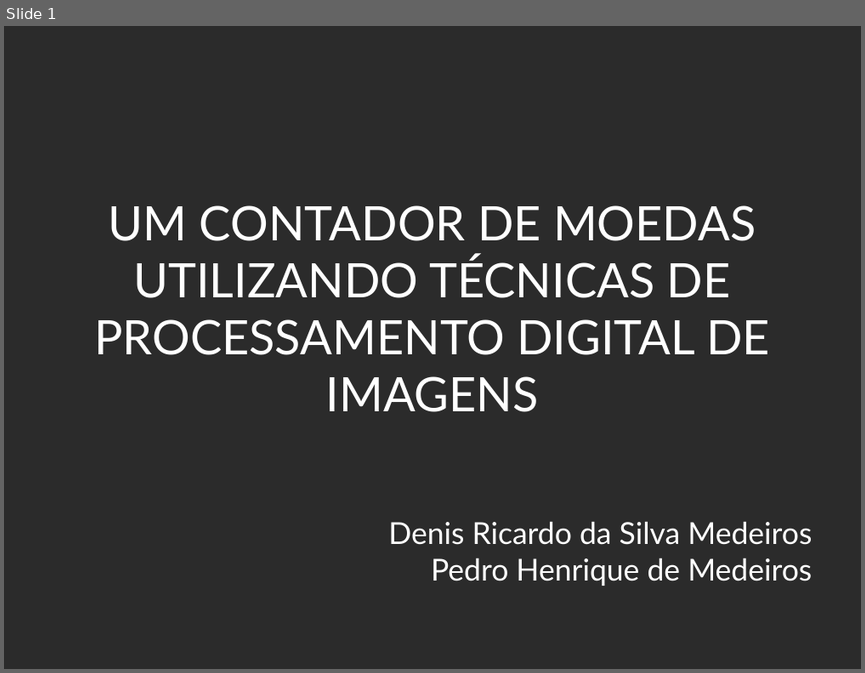
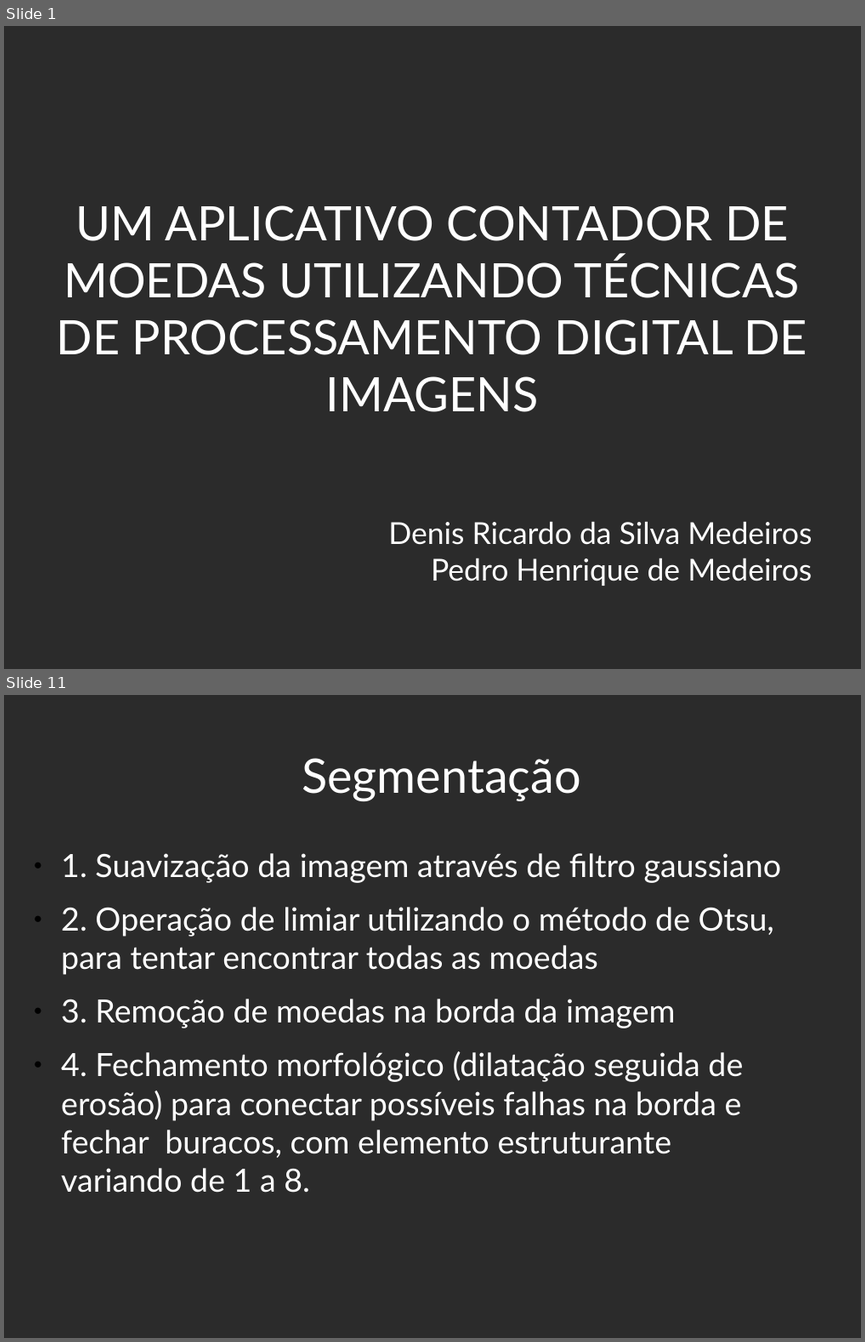
Before and after one commit to PedroHenriqueMedeiros/PedroHenriqueMedeiros.github.io, a slide deck: DCA0445/src/projetofinal/apresentacao.odp. Shown one above the other, each under a label of ours: slide 1 before the commit, slides 1 and 11 after it; the slides between them are not shown. The pictures are 865x673 and 865x1342 pixels, drawn with LibreOffice and Linux fonts; fonts in the diff are those of the drawing; background and template pictures are left out; a plain dark background stands for a picture behind light text. Boxes give left, top, right and bottom in pixels: in the first picture for what was removed or moved away, otherwise in the second. Text is boxed around its words. In the diff, an @@ line names an element or a change of style, - is before the commit and + after.

```diff
--- a/DCA0445/src/projetofinal/apresentacao.odp
+++ b/DCA0445/src/projetofinal/apresentacao.odp
@@ slide 11 added at [4,695,861,1338], background picture (left out) @@
@@ title added at [302,758,581,801], 44 pt, text #FFFFFF @@
+Segmentação
@@ text added at [61,853,782,1192], 29.6 pt, text #FFFFFF @@
+● 1. Suavização da imagem através de filtro gaussiano
+● 2. Operação de limiar utilizando o método de Otsu, para tentar encontrar todas as moedas
+● 3. Remoção de moedas na borda da imagem
+● 4. Fechamento morfológico (dilatação seguida de erosão) para conectar possíveis falhas na borda e fechar buracos, com elemento estruturante variando de 1 a 8.
@@ slide 1 changed as well @@
@@ title at [57,205,808,412]: text changed @@
-UM CONTADOR DE MOEDAS UTILIZANDO TÉCNICAS DE PROCESSAMENTO DIGITAL DE IMAGENS
+UM APLICATIVO CONTADOR DE MOEDAS UTILIZANDO TÉCNICAS DE PROCESSAMENTO DIGITAL DE IMAGENS
```
Also in this commit, not shown: 1 other slide changed, 22 other slides added, 4 other files.
